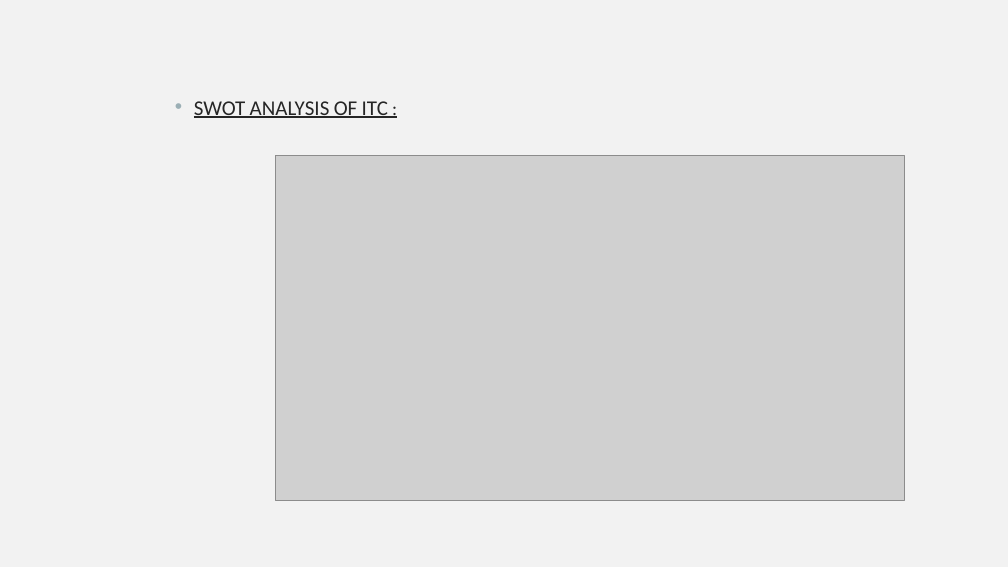
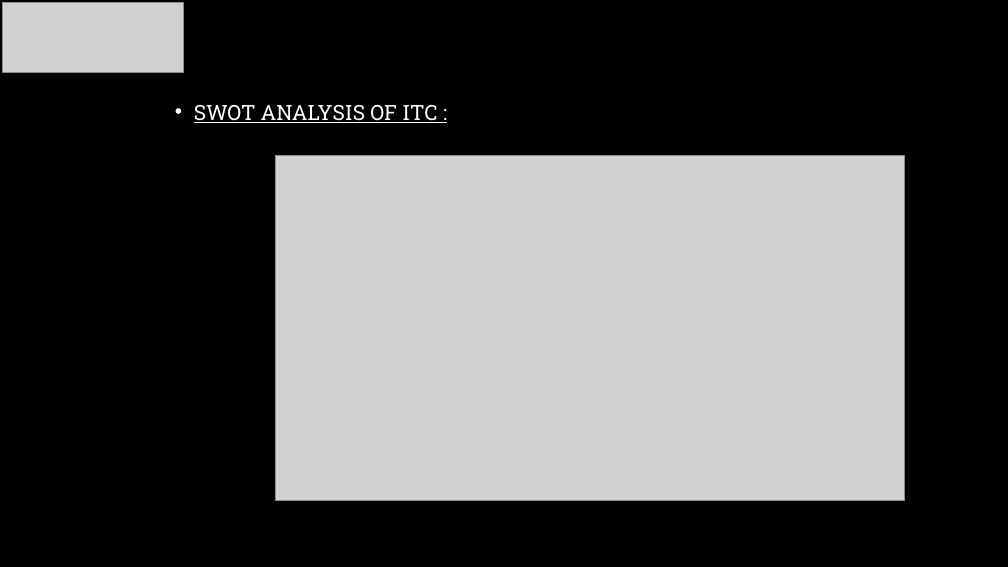
Before and after one commit to Sharfrajhyderbasha/digital-marketing-phase-2--britannia, a slide deck: slide 4 of BRITANNIA_PPT[2] susa sharfraj 1.pptx. Drawn at 1008x567 pixels with LibreOffice and Linux fonts; fonts in the diff are those of the drawing; grey boxes stand for pictures; background and template pictures are left out. Boxes give left, top, right and bottom in pixels: in the first picture for what was removed or moved away, otherwise in the second. Text is boxed around its words. In the diff, an @@ line names an element or a change of style, - is before the commit and + after.

```diff
--- a/BRITANNIA_PPT[2] susa sharfraj 1.pptx
+++ b/BRITANNIA_PPT[2] susa sharfraj 1.pptx
@@ background #F2F2F2 to picture (left out) @@
@@ picture added at <box>2,2,183,72</box> @@
@@ text "SWOT ANALYSIS OF ITC :" at <box>194,105,437,123</box>: size 18 to 20 pt in ":"; font Calibri to Roboto Slab, text colour #262626 to #FFFFFF; line spacing 1 to 1.2 @@
```
Also in this commit, not shown: 14 other slides changed, 2 slides added, 1 slide removed.
